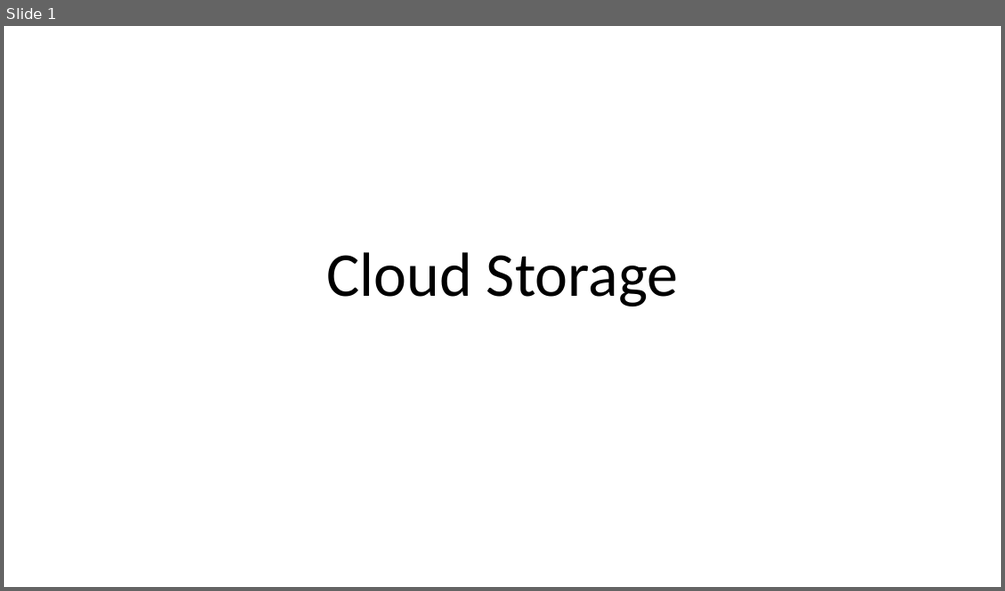
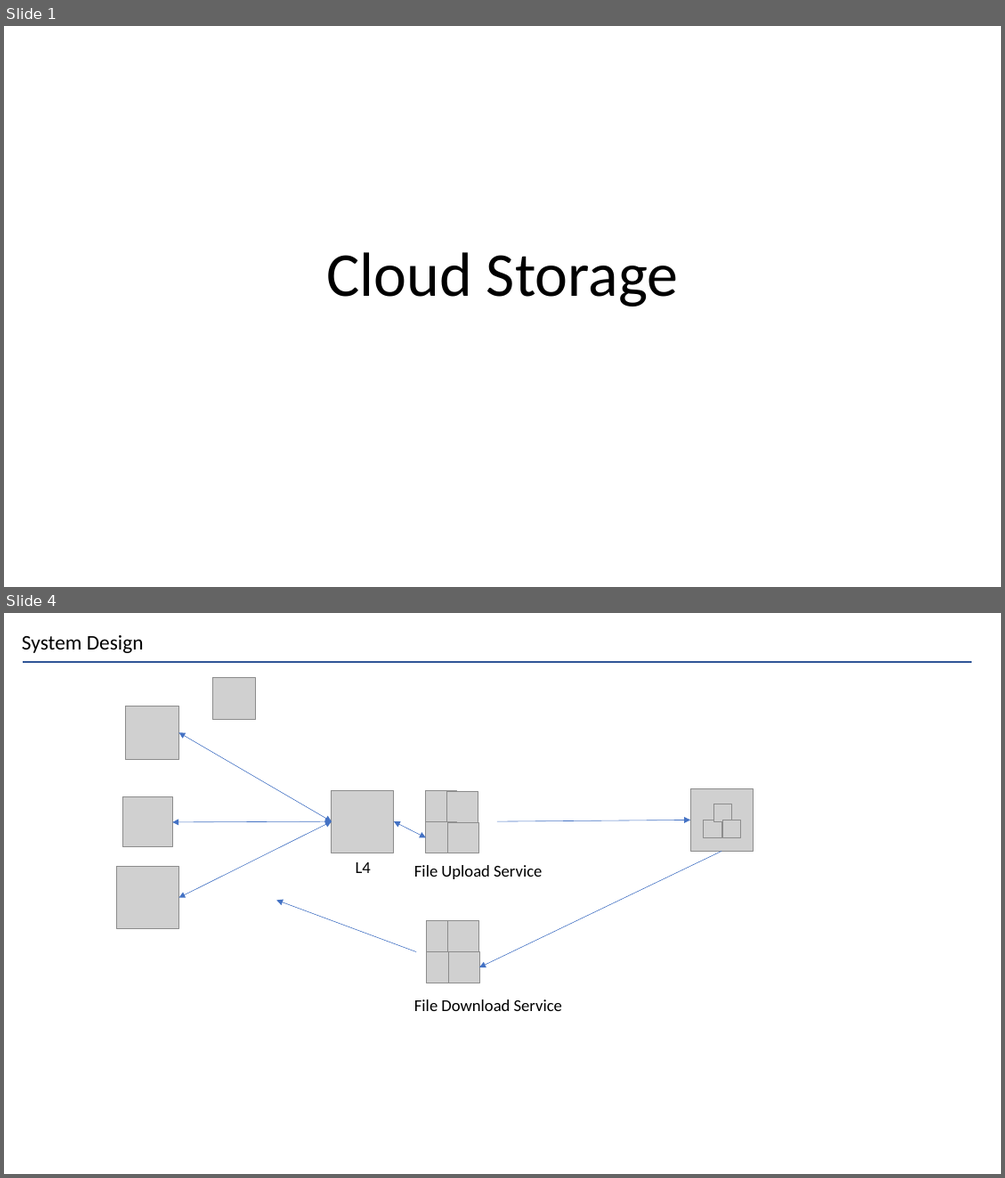
Before and after one commit to Joel-Hwang/leetcode, a slide deck: CloudStorage.pptx. Shown one above the other, each under a label of ours: slide 1 before the commit, slides 1 and 4 after it; the slides between them are not shown. The pictures are 1005x591 and 1005x1178 pixels, drawn with LibreOffice and Linux fonts; fonts in the diff are those of the drawing; grey boxes stand for pictures. Boxes give left, top, right and bottom in pixels: in the first picture for what was removed or moved away, otherwise in the second. Text is boxed around its words. In the diff, an @@ line names an element or a change of style, - is before the commit and + after.

```diff
--- a/CloudStorage.pptx
+++ b/CloudStorage.pptx
@@ slide 4 added at bbox=[4, 613, 1001, 1174], background #FFFFFF @@
@@ text added at bbox=[22, 635, 144, 653], 20 pt, text #000000 @@
+System Design
@@ line added from (23, 662) to (971, 662), #2F5597 1.5 pt @@
@@ picture added at bbox=[213, 677, 255, 719] @@
@@ picture added at bbox=[126, 706, 179, 759] @@
@@ double arrow added from (179, 732) to (332, 821), #4472C4 0.5 pt @@
@@ picture added at bbox=[123, 797, 173, 847] @@
@@ picture added at bbox=[332, 790, 394, 852] @@
@@ picture added at bbox=[426, 791, 457, 822] @@
@@ picture added at bbox=[447, 791, 479, 822] @@
@@ picture added at bbox=[690, 788, 752, 851] @@
@@ double arrow added from (172, 822) to (332, 821), #4472C4 0.5 pt @@
@@ double arrow added from (179, 898) to (332, 821), #4472C4 0.5 pt @@
@@ double arrow added from (394, 821) to (426, 837), #4472C4 0.5 pt @@
@@ picture added at bbox=[426, 822, 457, 854] @@
@@ picture added at bbox=[447, 822, 479, 854] @@
@@ arrow added from (497, 821) to (690, 820), #4472C4 0.5 pt @@
@@ picture added at bbox=[704, 819, 722, 837] @@
@@ picture added at bbox=[714, 804, 732, 822] @@
@@ picture added at bbox=[722, 819, 741, 837] @@
@@ arrow added from (722, 851) to (479, 967), #4472C4 0.5 pt @@
@@ picture added at bbox=[117, 867, 179, 929] @@
@@ text added at bbox=[356, 862, 371, 873], 16 pt, text #000000 @@
+L4
@@ text added at bbox=[414, 865, 542, 879], 16 pt, text #000000 @@
+File Upload Service
@@ arrow added from (416, 952) to (277, 900), #4472C4 0.5 pt @@
@@ picture added at bbox=[427, 920, 458, 952] @@
@@ picture added at bbox=[448, 920, 479, 952] @@
@@ picture added at bbox=[427, 952, 458, 983] @@
@@ picture added at bbox=[448, 952, 479, 983] @@
@@ text added at bbox=[414, 999, 562, 1011], 16 pt, text #000000 @@
+File Download Service
```
Also in this commit, not shown: 2 slides changed.
